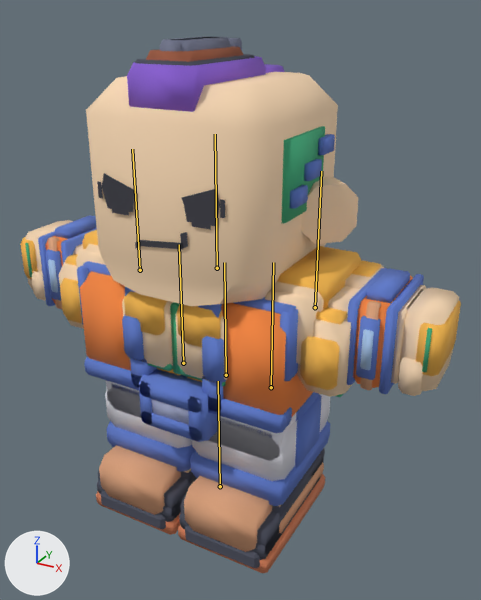
An edit to the glTF model Assets/TumbangPreso/Art/characters/persons/team-sean.glb, drawn before and after from the same camera.
One viewpoint serves both versions: a camera (50 mm lens) standing at (0.561, -0.933, 0.89) and looking at (0.063, -0.029, 0.438). The axes (+X, +Y, +Z) are drawn at lower left. The lights are the same throughout. The first picture is the older version. The bones that bend it are drawn over the model as lines.

In view in the first picture: 'body-mesh', 'head-mesh'.
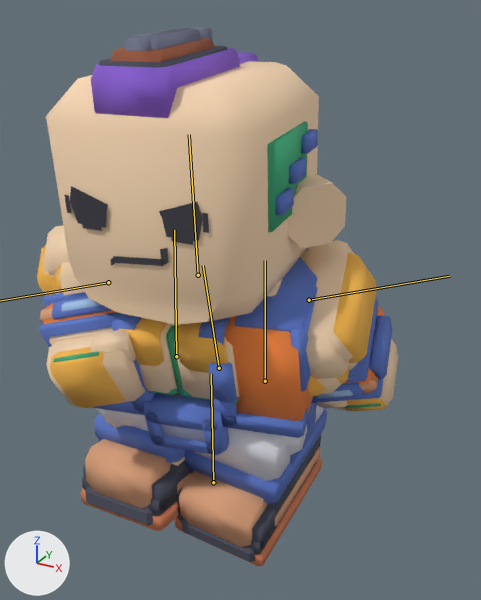
The newer file adds an action. The first version stands in its rest pose; the second is drawn at frame 9 of the action 'hero-sean-gate'.

The change in detail:
Bone 'root' (bone_root) moves from (0.0, 0.0, 0.0) to (0.0, 0.027, 0.024).
Bone 'leg-left' (bone_leg_left) turns from (0, 0, 0) to (8, 0, -3) degrees about its own x, y and z.
Bone 'leg-right' (bone_leg_right) turns from (0, 0, 0) to (-7, 0, 3) degrees about its own x, y and z.
Bone 'torso' (bone_torso) turns from (0, 0, 0) to (14, 12, 2) degrees about its own x, y and z.
Bone 'arm-left' (bone_arm_left) turns from (0, 0, 0) to (7, 16, -66) degrees about its own x, y and z.
Bone 'arm-right' (bone_arm_right) turns from (0, 0, 0) to (45, 66, 138) degrees about its own x, y and z.
Bone 'head' (bone_head) turns from (0, 0, 0) to (-10, -8, 0) degrees about its own x, y and z.

Changed parts and their boxes [x1, y1, x2, y2] in the pictures (481 x 600 px):
'body-mesh', posed (18% narrower): before [20, 215, 461, 573]; after [37, 225, 398, 567]
'head-mesh', posed (10% wider, 11% taller): before [86, 37, 358, 306]; after [46, 27, 346, 325]
bone 'root', root to tip: before (220, 486) to (218, 381); after (213, 482) to (211, 374)
bone 'leg-left', root to tip: before (271, 387) to (273, 262); after (265, 381) to (265, 260)
bone 'leg-right', root to tip: before (183, 363) to (179, 244); after (176, 356) to (174, 230)
bone 'torso', root to tip: before (226, 375) to (224, 262); after (219, 368) to (203, 265)
bone 'arm-left', root to tip: before (315, 307) to (321, 171); after (309, 300) to (449, 276)
bone 'head', root to tip: before (217, 268) to (215, 134); after (198, 275) to (189, 134)
